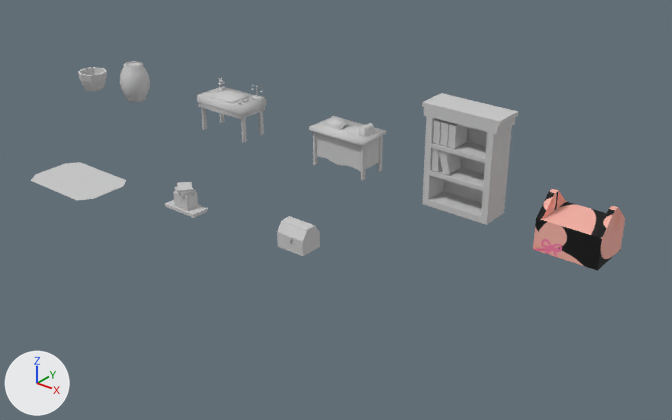
Two versions of the FBX model Assets/Resources/StoreObject/FurnitureObject/1StepRoot/S1_ALL.FBX, one commit apart.
Rendered twice from a 50 mm camera at (9.91, -17.43, 9.42) aimed at (-2.62, -1.77, -0.29). Arrows for +X, +Y and +Z are at lower left; the lights stay in place. Where no turn or scale is listed for an object, it has been applied to the vertices. Vertices at the same position are counted once.
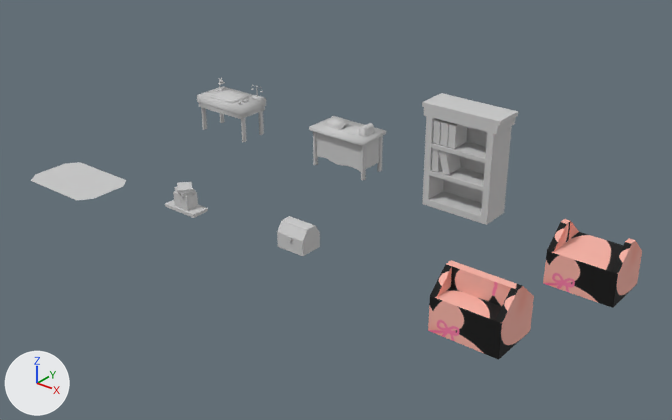
Where the newer file only moved an object's origin or applied its transform, the numbers keep the older frame.

Edits to the bpy script that builds the scene:
```text
Change me_mesh_003:
    where me_mesh_003.from_pydata(...)  # 38 vertices, 56 faces; spans x -0.735..0.735, y -0.574..0.574, z 0.0..1.18
    used by ob_plane001; location = (2.96, -0.54, 0.0)
    me_mesh_003 part 1: the whole mesh is moved by (0.847, -1.165, 0.0)
Add me_mesh_1:
    me_mesh_1.from_pydata(...)  # 36 vertices, 58 faces; spans x -0.735..0.735, y -0.574..0.574, z 0.0..1.18
    me_mesh_1.materials.append(mat_07___default)  # picture img_storage_psd
Remove ob_ngon003:
    ob_ngon003 = bpy.data.objects.new('NGon003', me_mesh_008)
    ob_ngon003.location = (-11.88, 0.02, 0.0)
Remove ob_object109:
    ob_object109 = bpy.data.objects.new('Object109', me_mesh_004)
    ob_object109.location = (-13.76, -0.12, 0.0)
Add ob_plane006:
    ob_plane006 = bpy.data.objects.new('Plane006', me_mesh_1)
    ob_plane006.location = (2.96, -4.56, 0.0)
```

Changed parts and their boxes (x1, y1, x2, y2) in the pictures (672 x 420 px):
'Plane001', mesh moved: before (533, 189, 625, 271); after (543, 219, 642, 308)
'Plane006', added: after (428, 260, 534, 360)
'NGon003', deleted: before (120, 61, 150, 103)
'Object109', deleted: before (78, 67, 107, 91)
